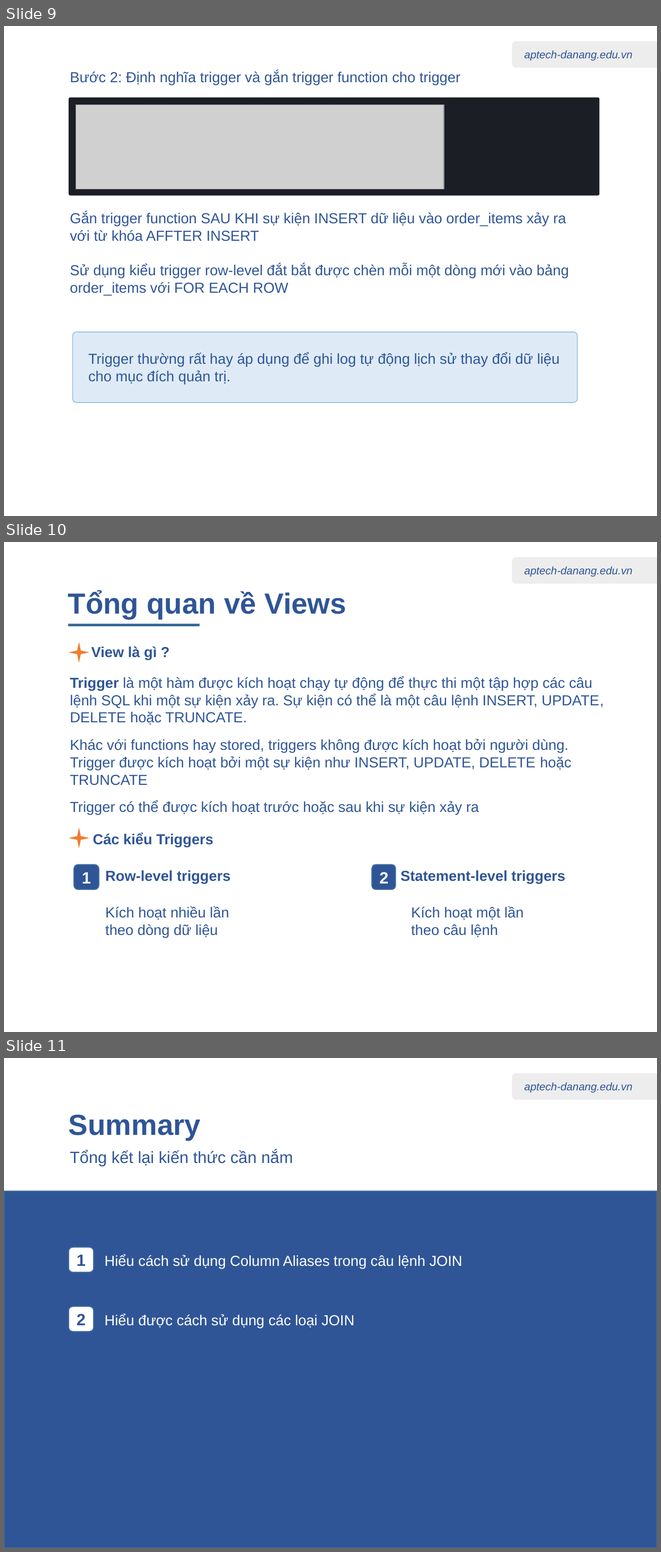
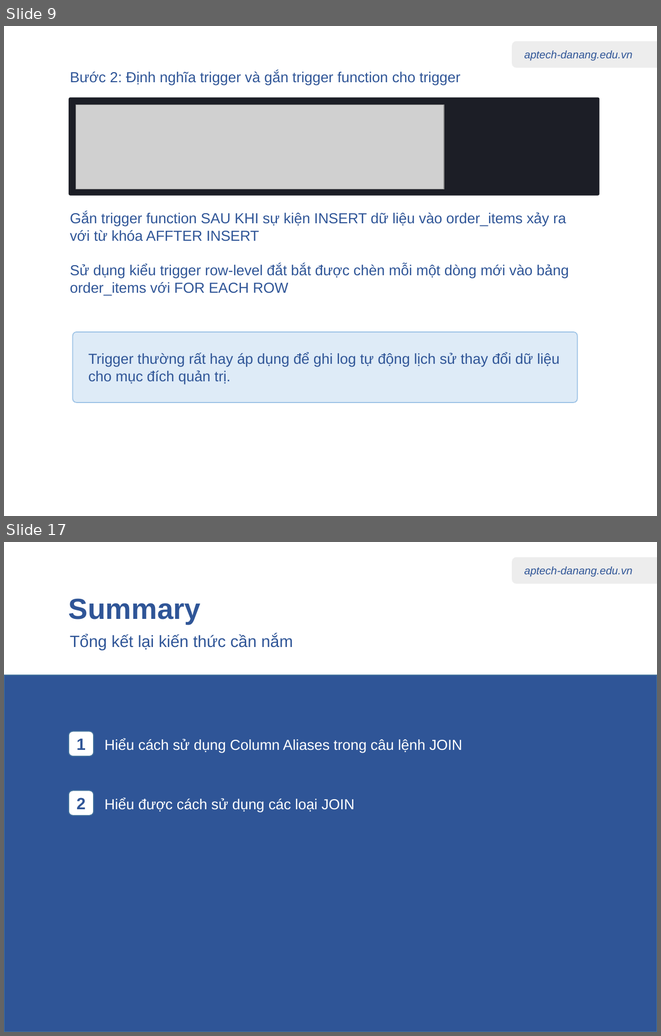
Before and after one commit to nhannn87dn/Learn-PostgreSQL, a slide deck: 01.Lessions/09-Stored-procedures-Triggers-Views/09-Stored-procedures-Triggers-Views.pptx. Shown one above the other, each under a label of ours: slides 9, 10 and 11 before the commit, slides 9 and 17 after it; the slides between them are not shown. The pictures are 661x1552 and 661x1036 pixels, drawn with LibreOffice and Linux fonts; fonts in the diff are those of the drawing; grey boxes stand for pictures. Boxes give left, top, right and bottom in pixels: in the first picture for what was removed or moved away, otherwise in the second. Text is boxed around its words. In the diff, an @@ line names an element or a change of style, - is before the commit and + after.

```diff
--- a/01.Lessions/09-Stored-procedures-Triggers-Views/09-Stored-procedures-Triggers-Views.pptx
+++ b/01.Lessions/09-Stored-procedures-Triggers-Views/09-Stored-procedures-Triggers-Views.pptx
@@ slide 10 removed at box(4, 542, 657, 1032), background #FFFFFF; not listed: 2 template elements that a slide beside it also shows @@
@@ text removed at box(68, 591, 346, 619) @@
-Tổng quan về Views
@@ rectangle removed at box(69, 624, 199, 626) @@
@@ star removed at box(69, 642, 89, 663) @@
@@ text removed at box(91, 646, 157, 660) @@
-View là gì ?
@@ text removed at box(70, 677, 603, 724) @@
-Trigger là một hàm được kích hoạt chạy tự động để thực thi một tập hợp các câu lệnh SQL khi một sự kiện xảy ra. Sự kiện có thể là một câu lệnh INSERT, UPDATE, DELETE hoặc TRUNCATE.
@@ text removed at box(70, 739, 571, 785) @@
-Khác với functions hay stored, triggers không được kích hoạt bởi người dùng. Trigger được kích hoạt bởi một sự kiện như INSERT, UPDATE, DELETE hoặc TRUNCATE
@@ text removed at box(70, 801, 479, 815) @@
-Trigger có thể được kích hoạt trước hoặc sau khi sự kiện xảy ra
@@ star removed at box(69, 827, 89, 848) @@
@@ text removed at box(93, 833, 213, 847) @@
-Các kiểu Triggers
@@ rounded rectangle removed at box(74, 865, 99, 889) @@
-1
@@ text removed at box(105, 870, 231, 884) @@
-Row-level triggers
@@ rounded rectangle removed at box(372, 865, 395, 889) @@
-2
@@ text removed at box(400, 870, 565, 884) @@
-Statement-level triggers
@@ text removed at box(105, 906, 229, 938) @@
-Kích hoạt nhiều lần
-theo dòng dữ liệu
@@ text removed at box(411, 906, 523, 937) @@
-Kích hoạt một lần
-theo câu lệnh
@@ what was slide 11 is now slide 17 @@
```
Also in this commit, not shown: 7 slides added, 2 other files.
